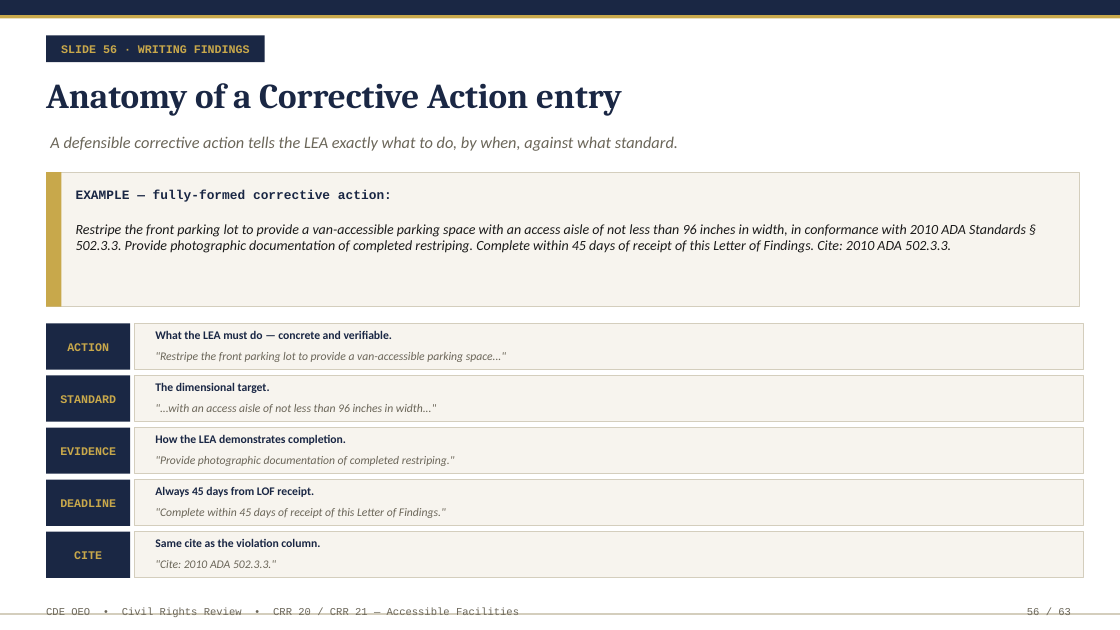
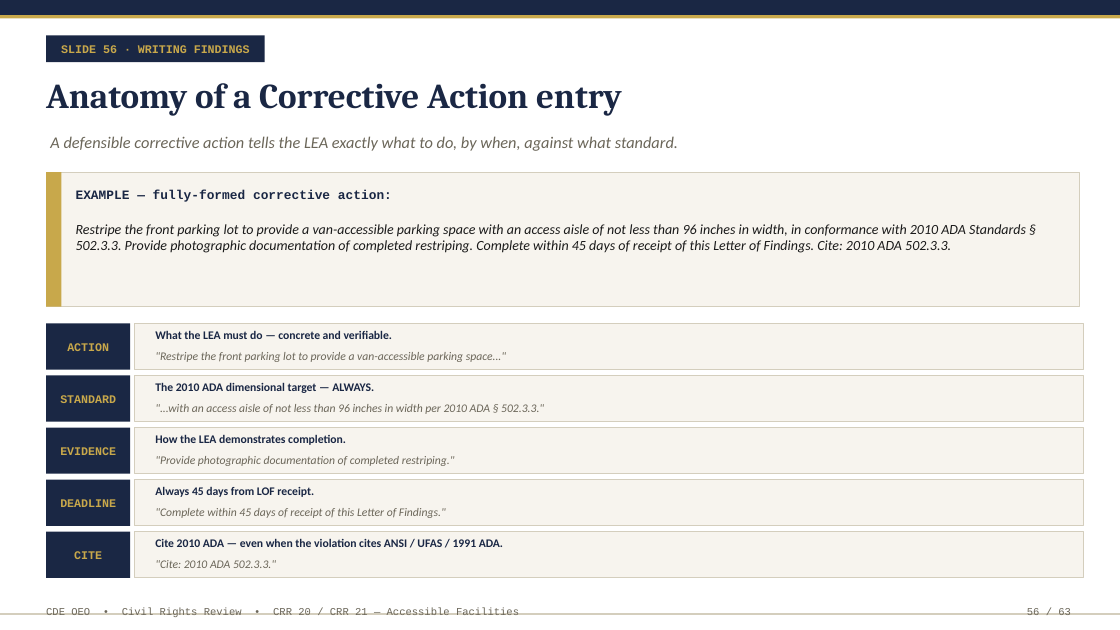
Before and after one commit to JaniCanCodeGo/JaniCanCodeGo, a slide deck: slide 56 of outputs/CRR_Accessibility_Training.pptx. Drawn at 1120x630 pixels with LibreOffice and Linux fonts; fonts in the diff are those of the drawing. Boxes give left, top, right and bottom in pixels: in the first picture for what was removed or moved away, otherwise in the second. Text is boxed around its words. In the diff, an @@ line names an element or a change of style, - is before the commit and + after.

```diff
--- a/outputs/CRR_Accessibility_Training.pptx
+++ b/outputs/CRR_Accessibility_Training.pptx
@@ text at (155,382,374,393): text changed @@
-The dimensional target.
+The 2010 ADA dimensional target — ALWAYS.
@@ text at (155,404,544,414): text changed @@
-"...with an access aisle of not less than 96 inches in width..."
+"...with an access aisle of not less than 96 inches in width per 2010 ADA § 502.3.3."
@@ text at (155,538,503,547): text changed @@
-Same cite as the violation column.
+Cite 2010 ADA — even when the violation cites ANSI / UFAS / 1991 ADA.
```
Also in this commit, not shown: 8 other slides changed, 3 slides added, 3 slides removed, 5 other files.
